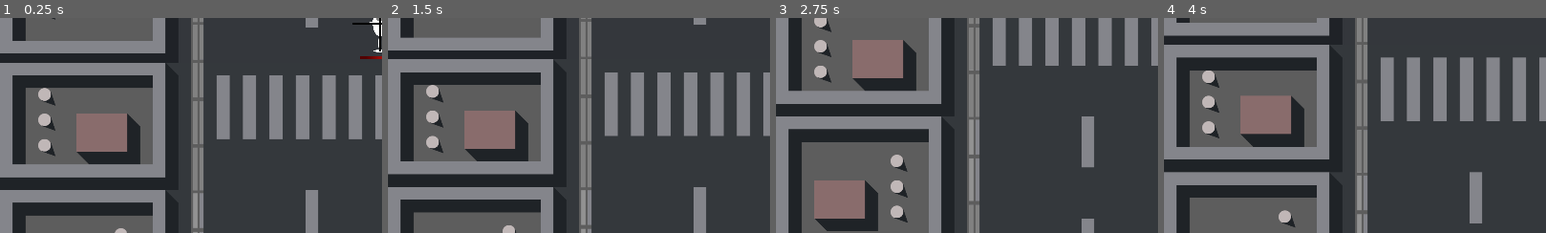
Above: before the commit, frames 1-4 (left to right).
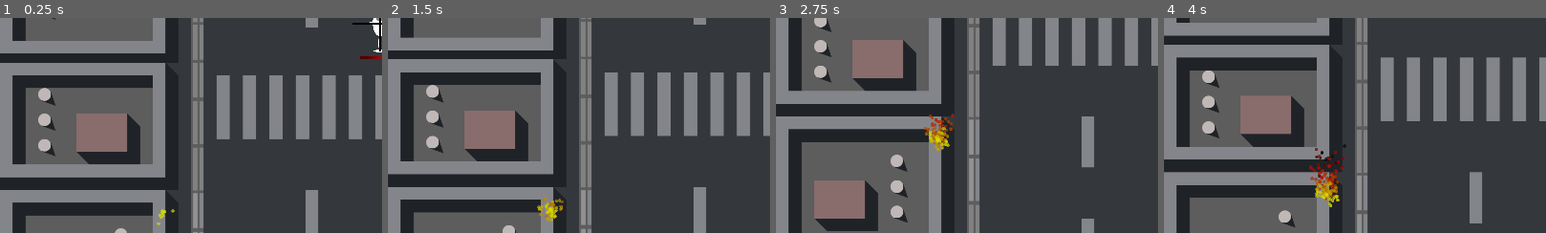
Above: after the commit, the same moments.

Repository: gargamal/alligator
Game: Godot game, scene res://level/game_level.tscn
The game is run twice, just before and just after one commit, with the same random seed, the same clock (stepped at 60 frames per second) and the same inputs.
Inputs:
- Up to frame 1 (0.25 s): no input
- Up to frame 2 (1.5 s): hold Right (ui_right) 0.53-1.28 s; hold Down (ui_down) from 1.28 s (still down)
- Up to frame 3 (2.75 s): release Down (ui_down) at 2.03 s; hold Right (ui_right) from 2.03 s (still down)
- Up to frame 4 (4 s): release Right (ui_right) at 2.78 s; hold Up (ui_up) 2.78-3.53 s; hold Left (ui_left) from 3.53 s (still down)
The pictures show only the part of the screen within x 0-50%, y 48-98%; the shares and areas given below are measured in that part.

The runs differ from the first frame. In frame 1, less than 0.1% of the frame differs, in the area x 41-46%, y 88-97%; in frame 2, 0.4%; in frame 3, 0.6%; in frame 4, 0.9%, in the area x 38-48%, y 58-88%.

Commit message:
fix : item drop images locations + artillery animation

Diff:
--- a/ammo/animation/fire_tank.tres
+++ b/ammo/animation/fire_tank.tres
@@ -1,6 +1,7 @@
 [gd_resource type="Animation" format=3 uid="uid://nkjfkttfa207"]
 
 [resource]
+resource_name = "fire_artillery"
 length = 0.2
 step = 0.05
 tracks/0/type = "value"
@@ -18,168 +19,24 @@
 tracks/1/type = "value"
 tracks/1/imported = false
 tracks/1/enabled = true
-tracks/1/path = NodePath("body_sprite/tower_sprite/fire_sparkles2:visible")
+tracks/1/path = NodePath("body_sprite/tower_sprite/fire_sparkles:modulate")
 tracks/1/interp = 1
 tracks/1/loop_wrap = true
 tracks/1/keys = {
-"times": PackedFloat32Array(0, 0.2),
-"transitions": PackedFloat32Array(1, 1),
-"update": 1,
-"values": [true, false]
-}
-tracks/2/type = "value"
-tracks/2/imported = false
-tracks/2/enabled = true
-tracks/2/path = NodePath("body_sprite/tower_sprite/fire_sparkles3:visible")
-tracks/2/interp = 1
-tracks/2/loop_wrap = true
-tracks/2/keys = {
-"times": PackedFloat32Array(0, 0.2),
-"transitions": PackedFloat32Array(1, 1),
-"update": 1,
-"values": [true, false]
-}
-tracks/3/type = "value"
-tracks/3/imported = false
-tracks/3/enabled = true
-tracks/3/path = NodePath("body_sprite/tower_sprite/fire_sparkles4:visible")
-tracks/3/interp = 1
-tracks/3/loop_wrap = true
-tracks/3/keys = {
-"times": PackedFloat32Array(0, 0.2),
-"transitions": PackedFloat32Array(1, 1),
-"update": 1,
-"values": [true, false]
-}
-tracks/4/type = "value"
-tracks/4/imported = false
-tracks/4/enabled = true
-tracks/4/path = NodePath("body_sprite/tower_sprite/fire_sparkles5:visible")
-tracks/4/interp = 1
-tracks/4/loop_wrap = true
-tracks/4/keys = {
-"times": PackedFloat32Array(0, 0.2),
-"transitions": PackedFloat32Array(1, 1),
-"update": 1,
-"values": [true, false]
-}
-tracks/5/type = "value"
-tracks/5/imported = false
-tracks/5/enabled = true
-tracks/5/path = NodePath("body_sprite/tower_sprite/fire_sparkles:modulate")
-tracks/5/interp = 1
-tracks/5/loop_wrap = true
-tracks/5/keys = {
 "times": PackedFloat32Array(0, 0.1, 0.2),
 "transitions": PackedFloat32Array(1, 1, 1),
 "update": 0,
 "values": [Color(1, 1, 1, 1), Color(1, 1, 1, 1), Color(1, 1, 1, 0)]
 }
-tracks/6/type = "value"
-tracks/6/imported = false
-tracks/6/enabled = true
-tracks/6/path = NodePath("body_sprite/tower_sprite/fire_sparkles:frame")
-tracks/6/interp = 1
-tracks/6/loop_wrap = true
-tracks/6/keys = {
+tracks/2/type = "value"
+tracks/2/imported = false
+tracks/2/enabled = true
+tracks/2/path = NodePath("body_sprite/tower_sprite/fire_sparkles:frame")
+tracks/2/interp = 1
+tracks/2/loop_wrap = true
+tracks/2/keys = {
 "times": PackedFloat32Array(0, 0.05, 0.1),
 "transitions": PackedFloat32Array(1, 1, 1),
 "update": 1,
 "values": [2, 1, 0]
 }
-tracks/7/type = "value"
-tracks/7/imported = false
-tracks/7/enabled = true
-tracks/7/path = NodePath("body_sprite/tower_sprite/fire_sparkles2:modulate")
-tracks/7/interp = 1
-tracks/7/loop_wrap = true
-tracks/7/keys = {
-"times": PackedFloat32Array(0, 0.1, 0.2),
-"transitions": PackedFloat32Array(1, 1, 1),
-"update": 0,
-"values": [Color(1, 1, 1, 1), Color(1, 1, 1, 1), Color(1, 1, 1, 0)]
-}
-tracks/8/type = "value"
-tracks/8/imported = false
-tracks/8/enabled = true
-tracks/8/path = NodePath("body_sprite/tower_sprite/fire_sparkles3:modulate")
-tracks/8/interp = 1
-tracks/8/loop_wrap = true
-tracks/8/keys = {
-"times": PackedFloat32Array(0, 0.1, 0.2),
-"transitions": PackedFloat32Array(1, 1, 1),
-"update": 0,
-"values": [Color(1, 1, 1, 1), Color(1, 1, 1, 1), Color(1, 1, 1, 0)]
-}
-tracks/9/type = "value"
-tracks/9/imported = false
-tracks/9/enabled = true
-tracks/9/path = NodePath("body_sprite/tower_sprite/fire_sparkles4:modulate")
-tracks/9/interp = 1
-tracks/9/loop_wrap = true
-tracks/9/keys = {
-"times": PackedFloat32Array(0, 0.1, 0.2),
-"transitions": PackedFloat32Array(1, 1, 1),
-"update": 0,
-"values": [Color(1, 1, 1, 1), Color(1, 1, 1, 1), Color(1, 1, 1, 0)]
-}
-tracks/10/type = "value"
-tracks/10/imported = false
-tracks/10/enabled = true
-tracks/10/path = NodePath("body_sprite/tower_sprite/fire_sparkles5:modulate")
-tracks/10/interp = 1
-tracks/10/loop_wrap = true
-tracks/10/keys = {
-"times": PackedFloat32Array(0, 0.1, 0.2),
-"transitions": PackedFloat32Array(1, 1, 1),
-"update": 0,
-"values": [Color(1, 1, 1, 1), Color(1, 1, 1, 1), Color(1, 1, 1, 0)]
-}
-tracks/11/type = "value"
-tracks/11/imported = false
-tracks/11/enabled = true
-tracks/11/path = NodePath("body_sprite/tower_sprite/fire_sparkles2:frame")
-tracks/11/interp = 1
-tracks/11/loop_wrap = true
-tracks/11/keys = {
-"times": PackedFloat32Array(0, 0.05, 0.1),
-"transitions": PackedFloat32Array(1, 1, 1),
-"update": 1,
-"values": [2, 1, 0]
-}
-tracks/12/type = "value"
-tracks/12/imported = false
-tracks/12/enabled = true
-tracks/12/path = NodePath("body_sprite/tower_sprite/fire_sparkles3:frame")
-tracks/12/interp = 1
-tracks/12/loop_wrap = true
-tracks/12/keys = {
-"times": PackedFloat32Array(0, 0.05, 0.1),
-"transitions": PackedFloat32Array(1, 1, 1),
-"update": 1,
-"values": [2, 1, 0]
-}
-tracks/13/type = "value"
-tracks/13/imported = false
-tracks/13/enabled = true
-tracks/13/path = NodePath("body_sprite/tower_sprite/fire_sparkles4:frame")
-tracks/13/interp = 1
-tracks/13/loop_wrap = true
-tracks/13/keys = {
-"times": PackedFloat32Array(0, 0.05, 0.1),
-"transitions": PackedFloat32Array(1, 1, 1),
-"update": 1,
-"values": [2, 1, 0]
-}
-tracks/14/type = "value"
-tracks/14/imported = false
-tracks/14/enabled = true
-tracks/14/path = NodePath("body_sprite/tower_sprite/fire_sparkles5:frame")
-tracks/14/interp = 1
-tracks/14/loop_wrap = true
-tracks/14/keys = {
-"times": PackedFloat32Array(0, 0.05, 0.1),
-"transitions": PackedFloat32Array(1, 1, 1),
-"update": 1,
-"values": [2, 1, 0]
-}
--- a/enemy/artillery.gd
+++ b/enemy/artillery.gd
@@ -16,7 +16,7 @@
 	fire_sparkles = $body_sprite/tower_sprite/fire_sparkles
 
 func fire_anim():
-	animation_player.play("fire_tank")
+	animation_player.play("fire_artillery")
 
 
 func state_machine():
--- a/enemy/artillery.tscn
+++ b/enemy/artillery.tscn
@@ -6,8 +6,8 @@
 [ext_resource type="Texture2D" uid="uid://dmmikhjr1ovsv" path="res://enemy/asset/artillery.png" id="2_p5uix"]
 [ext_resource type="Texture2D" uid="uid://cn4roax4hkbak" path="res://enemy/asset/canon_artillery.png" id="3_14bam"]
 [ext_resource type="Texture2D" uid="uid://cqjcflkgtheav" path="res://enemy/asset/vortex.png" id="4_5diju"]
-[ext_resource type="Animation" uid="uid://nkjfkttfa207" path="res://ammo/animation/fire_tank.tres" id="5_5t252"]
 [ext_resource type="Texture2D" uid="uid://i4x7qa4bl4c3" path="res://ammo/asset/fire_sparkles.png" id="7_miexj"]
+[ext_resource type="Animation" uid="uid://r7lhafkvamba" path="res://fire_artillery.tres" id="9_djo8o"]
 
 [sub_resource type="RectangleShape2D" id="RectangleShape2D_klok1"]
 size = Vector2(80, 160)
@@ -260,7 +260,7 @@
 [sub_resource type="AnimationLibrary" id="AnimationLibrary_1xgdx"]
 _data = {
 "RESET": SubResource("Animation_u2mkv"),
-"fire_tank": ExtResource("5_5t252")
+"fire_artillery": ExtResource("9_djo8o")
 }
 
 [node name="artillery" type="CharacterBody2D"]
--- a/enemy/assault_tank.tscn
+++ b/enemy/assault_tank.tscn
@@ -19,8 +19,194 @@
 offsets = PackedFloat32Array(0, 0.705521, 1)
 colors = PackedColorArray(0.219501, 0.219501, 0.219501, 1, 0.490196, 0.490196, 0.490196, 1, 1, 1, 1, 0)
 
+[sub_resource type="Animation" id="Animation_ncu7h"]
+resource_name = "fire_artillery"
+length = 0.2
+step = 0.05
+tracks/0/type = "value"
+tracks/0/imported = false
+tracks/0/enabled = true
+tracks/0/path = NodePath("body_sprite/tower_sprite/fire_sparkles:visible")
+tracks/0/interp = 1
+tracks/0/loop_wrap = true
+tracks/0/keys = {
+"times": PackedFloat32Array(0, 0.2),
+"transitions": PackedFloat32Array(1, 1),
+"update": 1,
+"values": [true, false]
+}
+tracks/1/type = "value"
+tracks/1/imported = false
+tracks/1/enabled = true
+tracks/1/path = NodePath("body_sprite/tower_sprite/fire_sparkles2:visible")
+tracks/1/interp = 1
+tracks/1/loop_wrap = true
+tracks/1/keys = {
+"times": PackedFloat32Array(0, 0.2),
+"transitions": PackedFloat32Array(1, 1),
+"update": 1,
+"values": [true, false]
+}
+tracks/2/type = "value"
+tracks/2/imported = false
+tracks/2/enabled = true
+tracks/2/path = NodePath("body_sprite/tower_sprite/fire_sparkles3:visible")
+tracks/2/interp = 1
+tracks/2/loop_wrap = true
+tracks/2/keys = {
+"times": PackedFloat32Array(0, 0.2),
+"transitions": PackedFloat32Array(1, 1),
+"update": 1,
+"values": [true, false]
+}
+tracks/3/type = "value"
+tracks/3/imported = false
+tracks/3/enabled = true
+tracks/3/path = NodePath("body_sprite/tower_sprite/fire_sparkles4:visible")
+tracks/3/interp = 1
+tracks/3/loop_wrap = true
+tracks/3/keys = {
+"times": PackedFloat32Array(0, 0.2),
+"transitions": PackedFloat32Array(1, 1),
+"update": 1,
+"values": [true, false]
+}
+tracks/4/type = "value"
+tracks/4/imported = false
+tracks/4/enabled = true
+tracks/4/path = NodePath("body_sprite/tower_sprite/fire_sparkles5:visible")
+tracks/4/interp = 1
+tracks/4/loop_wrap = true
+tracks/4/keys = {
+"times": PackedFloat32Array(0, 0.2),
+"transitions": PackedFloat32Array(1, 1),
+"update": 1,
+"values": [true, false]
+}
+tracks/5/type = "value"
+tracks/5/imported = false
+tracks/5/enabled = true
+tracks/5/path = NodePath("body_sprite/tower_sprite/fire_sparkles:modulate")
+tracks/5/interp = 1
+tracks/5/loop_wrap = true
+tracks/5/keys = {
+"times": PackedFloat32Array(0, 0.1, 0.2),
+"transitions": PackedFloat32Array(1, 1, 1),
+"update": 0,
+"values": [Color(1, 1, 1, 1), Color(1, 1, 1, 1), Color(1, 1, 1, 0)]
+}
+tracks/6/type = "value"
+tracks/6/imported = false
+tracks/6/enabled = true
+tracks/6/path = NodePath("body_sprite/tower_sprite/fire_sparkles:frame")
+tracks/6/interp = 1
+tracks/6/loop_wrap = true
+tracks/6/keys = {
+"times": PackedFloat32Array(0, 0.05, 0.1),
+"transitions": PackedFloat32Array(1, 1, 1),
+"update": 1,
+"values": [2, 1, 0]
+}
+tracks/7/type = "value"
+tracks/7/imported = false
+tracks/7/enabled = true
+tracks/7/path = NodePath("body_sprite/tower_sprite/fire_sparkles2:modulate")
+tracks/7/interp = 1
+tracks/7/loop_wrap = true
+tracks/7/keys = {
+"times": PackedFloat32Array(0, 0.1, 0.2),
+"transitions": PackedFloat32Array(1, 1, 1),
+"update": 0,
+"values": [Color(1, 1, 1, 1), Color(1, 1, 1, 1), Color(1, 1, 1, 0)]
+}
+tracks/8/type = "value"
+tracks/8/imported = false
+tracks/8/enabled = true
+tracks/8/path = NodePath("body_sprite/tower_sprite/fire_sparkles3:modulate")
+tracks/8/interp = 1
+tracks/8/loop_wrap = true
+tracks/8/keys = {
+"times": PackedFloat32Array(0, 0.1, 0.2),
+"transitions": PackedFloat32Array(1, 1, 1),
+"update": 0,
+"values": [Color(1, 1, 1, 1), Color(1, 1, 1, 1), Color(1, 1, 1, 0)]
+}
+tracks/9/type = "value"
+tracks/9/imported = false
+tracks/9/enabled = true
+tracks/9/path = NodePath("body_sprite/tower_sprite/fire_sparkles4:modulate")
+tracks/9/interp = 1
+tracks/9/loop_wrap = true
+tracks/9/keys = {
+"times": PackedFloat32Array(0, 0.1, 0.2),
+"transitions": PackedFloat32Array(1, 1, 1),
+"update": 0,
+"values": [Color(1, 1, 1, 1), Color(1, 1, 1, 1), Color(1, 1, 1, 0)]
+}
+tracks/10/type = "value"
+tracks/10/imported = false
+tracks/10/enabled = true
+tracks/10/path = NodePath("body_sprite/tower_sprite/fire_sparkles5:modulate")
+tracks/10/interp = 1
+tracks/10/loop_wrap = true
+tracks/10/keys = {
+"times": PackedFloat32Array(0, 0.1, 0.2),
+"transitions": PackedFloat32Array(1, 1, 1),
+"update": 0,
+"values": [Color(1, 1, 1, 1), Color(1, 1, 1, 1), Color(1, 1, 1, 0)]
+}
+tracks/11/type = "value"
+tracks/11/imported = false
+tracks/11/enabled = true
+tracks/11/path = NodePath("body_sprite/tower_sprite/fire_sparkles2:frame")
+tracks/11/interp = 1
+tracks/11/loop_wrap = true
+tracks/11/keys = {
+"times": PackedFloat32Array(0, 0.05, 0.1),
+"transitions": PackedFloat32Array(1, 1, 1),
+"update": 1,
+"values": [2, 1, 0]
+}
+tracks/12/type = "value"
+tracks/12/imported = false
+tracks/12/enabled = true
+tracks/12/path = NodePath("body_sprite/tower_sprite/fire_sparkles3:frame")
+tracks/12/interp = 1
+tracks/12/loop_wrap = true
+tracks/12/keys = {
+"times": PackedFloat32Array(0, 0.05, 0.1),
+"transitions": PackedFloat32Array(1, 1, 1),
+"update": 1,
+"values": [2, 1, 0]
+}
+tracks/13/type = "value"
+tracks/13/imported = false
+tracks/13/enabled = true
+tracks/13/path = NodePath("body_sprite/tower_sprite/fire_sparkles4:frame")
+tracks/13/interp = 1
+tracks/13/loop_wrap = true
+tracks/13/keys = {
+"times": PackedFloat32Array(0, 0.05, 0.1),
+"transitions": PackedFloat32Array(1, 1, 1),
+"update": 1,
+"values": [2, 1, 0]
+}
+tracks/14/type = "value"
+tracks/14/imported = false
+tracks/14/enabled = true
+tracks/14/path = NodePath("body_sprite/tower_sprite/fire_sparkles5:frame")
+tracks/14/interp = 1
+tracks/14/loop_wrap = true
+tracks/14/keys = {
+"times": PackedFloat32Array(0, 0.05, 0.1),
+"transitions": PackedFloat32Array(1, 1, 1),
+"update": 1,
+"values": [2, 1, 0]
+}
+
 [sub_resource type="AnimationLibrary" id="AnimationLibrary_1xgdx"]
 _data = {
+"fire_artillery": SubResource("Animation_ncu7h"),
 "fire_tank": ExtResource("7_2ymvu")
 }
 
--- /dev/null
+++ b/fire_artillery.tres
@@ -0,0 +1,186 @@
+[gd_resource type="Animation" format=3 uid="uid://r7lhafkvamba"]
+
+[resource]
+resource_name = "fire_artillery"
+length = 0.2
+step = 0.05
+tracks/0/type = "value"
+tracks/0/imported = false
+tracks/0/enabled = true
+tracks/0/path = NodePath("body_sprite/tower_sprite/fire_sparkles:visible")
+tracks/0/interp = 1
+tracks/0/loop_wrap = true
+tracks/0/keys = {
+"times": PackedFloat32Array(0, 0.2),
+"transitions": PackedFloat32Array(1, 1),
+"update": 1,
+"values": [true, false]
+}
+tracks/1/type = "value"
+tracks/1/imported = false
+tracks/1/enabled = true
+tracks/1/path = NodePath("body_sprite/tower_sprite/fire_sparkles2:visible")
+tracks/1/interp = 1
+tracks/1/loop_wrap = true
+tracks/1/keys = {
+"times": PackedFloat32Array(0, 0.2),
+"transitions": PackedFloat32Array(1, 1),
+"update": 1,
+"values": [true, false]
+}
+tracks/2/type = "value"
+tracks/2/imported = false
+tracks/2/enabled = true
+tracks/2/path = NodePath("body_sprite/tower_sprite/fire_sparkles3:visible")
+tracks/2/interp = 1
+tracks/2/loop_wrap = true
+tracks/2/keys = {
+"times": PackedFloat32Array(0, 0.2),
+"transitions": PackedFloat32Array(1, 1),
+"update": 1,
+"values": [true, false]
+}
+tracks/3/type = "value"
+tracks/3/imported = false
+tracks/3/enabled = true
+tracks/3/path = NodePath("body_sprite/tower_sprite/fire_sparkles4:visible")
+tracks/3/interp = 1
+tracks/3/loop_wrap = true
+tracks/3/keys = {
+"times": PackedFloat32Array(0, 0.2),
+"transitions": PackedFloat32Array(1, 1),
+"update": 1,
+"values": [true, false]
+}
+tracks/4/type = "value"
+tracks/4/imported = false
+tracks/4/enabled = true
+tracks/4/path = NodePath("body_sprite/tower_sprite/fire_sparkles5:visible")
+tracks/4/interp = 1
+tracks/4/loop_wrap = true
+tracks/4/keys = {
+"times": PackedFloat32Array(0, 0.2),
+"transitions": PackedFloat32Array(1, 1),
+"update": 1,
+"values": [true, false]
+}
+tracks/5/type = "value"
+tracks/5/imported = false
+tracks/5/enabled = true
+tracks/5/path = NodePath("body_sprite/tower_sprite/fire_sparkles:modulate")
+tracks/5/interp = 1
+tracks/5/loop_wrap = true
+tracks/5/keys = {
+"times": PackedFloat32Array(0, 0.1, 0.2),
+"transitions": PackedFloat32Array(1, 1, 1),
+"update": 0,
+"values": [Color(1, 1, 1, 1), Color(1, 1, 1, 1), Color(1, 1, 1, 0)]
+}
+tracks/6/type = "value"
+tracks/6/imported = false
+tracks/6/enabled = true
+tracks/6/path = NodePath("body_sprite/tower_sprite/fire_sparkles:frame")
+tracks/6/interp = 1
+tracks/6/loop_wrap = true
+tracks/6/keys = {
+"times": PackedFloat32Array(0, 0.05, 0.1),
+"transitions": PackedFloat32Array(1, 1, 1),
+"update": 1,
+"values": [2, 1, 0]
+}
+tracks/7/type = "value"
+tracks/7/imported = false
+tracks/7/enabled = true
+tracks/7/path = NodePath("body_sprite/tower_sprite/fire_sparkles2:modulate")
+tracks/7/interp = 1
+tracks/7/loop_wrap = true
+tracks/7/keys = {
+"times": PackedFloat32Array(0, 0.1, 0.2),
+"transitions": PackedFloat32Array(1, 1, 1),
+"update": 0,
+"values": [Color(1, 1, 1, 1), Color(1, 1, 1, 1), Color(1, 1, 1, 0)]
+}
+tracks/8/type = "value"
+tracks/8/imported = false
+tracks/8/enabled = true
+tracks/8/path = NodePath("body_sprite/tower_sprite/fire_sparkles3:modulate")
+tracks/8/interp = 1
+tracks/8/loop_wrap = true
+tracks/8/keys = {
+"times": PackedFloat32Array(0, 0.1, 0.2),
+"transitions": PackedFloat32Array(1, 1, 1),
+"update": 0,
+"values": [Color(1, 1, 1, 1), Color(1, 1, 1, 1), Color(1, 1, 1, 0)]
+}
+tracks/9/type = "value"
+tracks/9/imported = false
+tracks/9/enabled = true
+tracks/9/path = NodePath("body_sprite/tower_sprite/fire_sparkles4:modulate")
+tracks/9/interp = 1
+tracks/9/loop_wrap = true
+tracks/9/keys = {
+"times": PackedFloat32Array(0, 0.1, 0.2),
+"transitions": PackedFloat32Array(1, 1, 1),
+"update": 0,
+"values": [Color(1, 1, 1, 1), Color(1, 1, 1, 1), Color(1, 1, 1, 0)]
+}
+tracks/10/type = "value"
+tracks/10/imported = false
+tracks/10/enabled = true
+tracks/10/path = NodePath("body_sprite/tower_sprite/fire_sparkles5:modulate")
+tracks/10/interp = 1
+tracks/10/loop_wrap = true
+tracks/10/keys = {
+"times": PackedFloat32Array(0, 0.1, 0.2),
+"transitions": PackedFloat32Array(1, 1, 1),
+"update": 0,
+"values": [Color(1, 1, 1, 1), Color(1, 1, 1, 1), Color(1, 1, 1, 0)]
+}
+tracks/11/type = "value"
+tracks/11/imported = false
+tracks/11/enabled = true
+tracks/11/path = NodePath("body_sprite/tower_sprite/fire_sparkles2:frame")
+tracks/11/interp = 1
+tracks/11/loop_wrap = true
+tracks/11/keys = {
+"times": PackedFloat32Array(0, 0.05, 0.1),
+"transitions": PackedFloat32Array(1, 1, 1),
+"update": 1,
+"values": [2, 1, 0]
+}
+tracks/12/type = "value"
+tracks/12/imported = false
+tracks/12/enabled = true
+tracks/12/path = NodePath("body_sprite/tower_sprite/fire_sparkles3:frame")
+tracks/12/interp = 1
+tracks/12/loop_wrap = true
+tracks/12/keys = {
+"times": PackedFloat32Array(0, 0.05, 0.1),
+"transitions": PackedFloat32Array(1, 1, 1),
+"update": 1,
+"values": [2, 1, 0]
+}
+tracks/13/type = "value"
+tracks/13/imported = false
+tracks/13/enabled = true
+tracks/13/path = NodePath("body_sprite/tower_sprite/fire_sparkles4:frame")
+tracks/13/interp = 1
+tracks/13/loop_wrap = true
+tracks/13/keys = {
+"times": PackedFloat32Array(0, 0.05, 0.1),
+"transitions": PackedFloat32Array(1, 1, 1),
+"update": 1,
+"values": [2, 1, 0]
+}
+tracks/14/type = "value"
+tracks/14/imported = false
+tracks/14/enabled = true
+tracks/14/path = NodePath("body_sprite/tower_sprite/fire_sparkles5:frame")
+tracks/14/interp = 1
+tracks/14/loop_wrap = true
+tracks/14/keys = {
+"times": PackedFloat32Array(0, 0.05, 0.1),
+"transitions": PackedFloat32Array(1, 1, 1),
+"update": 1,
+"values": [2, 1, 0]
+}
--- a/level/level_A1.tscn
+++ b/level/level_A1.tscn
@@ -14,6 +14,7 @@
 [ext_resource type="Texture2D" uid="uid://bufchavax2ofs" path="res://level/asset/city_2_left.png" id="12_mlhpg"]
 [ext_resource type="Texture2D" uid="uid://cpujjmy71afbe" path="res://level/asset/city_2_right.png" id="13_lrkfi"]
 [ext_resource type="Texture2D" uid="uid://bia00ywnfywg0" path="res://level/asset/city_2_left_and_right.png" id="14_1ke7r"]
+[ext_resource type="Texture2D" uid="uid://cqjcflkgtheav" path="res://enemy/asset/vortex.png" id="15_sfnqj"]
 
 [sub_resource type="RectangleShape2D" id="RectangleShape2D_y0j4l"]
 size = Vector2(424.5, 1106)
@@ -35,6 +36,10 @@
 
 [sub_resource type="RectangleShape2D" id="RectangleShape2D_xpo8k"]
 size = Vector2(1930, 266)
+
+[sub_resource type="Gradient" id="Gradient_svksa"]
+offsets = PackedFloat32Array(0, 0.335878, 0.705521, 0.778626, 0.977099, 1)
+colors = PackedColorArray(0.834999, 0.891277, 0, 1, 0.67451, 0.321569, 0, 1, 0.658911, 1.22733e-06, 9.62615e-08, 1, 0, 0, 0, 1, 0, 0, 0, 0.103448, 1, 1, 1, 0)
 
 [node name="level_a" type="Node2D"]
 z_index = -1
@@ -80,6 +85,7 @@
 texture = ExtResource("14_1ke7r")
 
 [node name="left_border" type="Node2D" parent="."]
+visible = false
 position = Vector2(128, 544)
 scale = Vector2(4, 17)
 
@@ -103,6 +109,7 @@
 shape = SubResource("RectangleShape2D_7tvnd")
 
 [node name="right_border" type="Node2D" parent="."]
+visible = false
 position = Vector2(1760, 544)
 scale = Vector2(5, 17)
 
@@ -126,6 +133,7 @@
 shape = SubResource("RectangleShape2D_6md14")
 
 [node name="other_level" type="Area2D" parent="."]
+visible = false
 collision_layer = 16
 
 [node name="CollisionShape2D" type="CollisionShape2D" parent="other_level"]
@@ -133,6 +141,7 @@
 shape = SubResource("RectangleShape2D_id7lv")
 
 [node name="block_last_level" type="Area2D" parent="."]
+visible = false
 
 [node name="CollisionShape2D" type="CollisionShape2D" parent="block_last_level"]
 position = Vector2(960, 704)
@@ -140,6 +149,7 @@
 debug_color = Color(0.647492, 0.521134, 3.85046e-07, 0.42)
 
 [node name="blocker" type="StaticBody2D" parent="." groups=["decor_static"]]
+visible = false
 collision_layer = 0
 collision_mask = 0
 
@@ -149,6 +159,7 @@
 debug_color = Color(0.954705, 0.109504, 0.462659, 0.42)
 
 [node name="spawn_point" type="Node2D" parent="."]
+visible = false
 
 [node name="Marker2D" type="Marker2D" parent="spawn_point"]
 position = Vector2(456, 152)
@@ -170,6 +181,43 @@
 
 [node name="Marker2D6" type="Marker2D" parent="spawn_point"]
 position = Vector2(1456, 712)
+
+[node name="Left_Smokes" type="Node2D" parent="."]
+position = Vector2(164, 461)
+
+[node name="Smoke_Vehicle" type="CPUParticles2D" parent="Left_Smokes"]
+position = Vector2(245, -82)
+amount = 200
+lifetime = 5.0
+texture = ExtResource("15_sfnqj")
+emission_shape = 1
+emission_sphere_radius = 30.0
+spread = 180.0
+gravity = Vector2(2.08165e-12, -5)
+linear_accel_min = 5.0
+linear_accel_max = 10.0
+radial_accel_min = 1.0
+radial_accel_max = 1.0
+color_ramp = SubResource("Gradient_svksa")
+
+[node name="Right_Smokes" type="Node2D" parent="."]
+position = Vector2(1776, 508)
+
+[node name="Smoke_Vehicle" type="CPUParticles2D" parent="Right_Smokes"]
+position = Vector2(-269, -132)
+emitting = false
+amount = 100
+lifetime = 3.0
+texture = ExtResource("15_sfnqj")
+emission_shape = 1
+emission_sphere_radius = 8.0
+spread = 180.0
+gravity = Vector2(2.08165e-12, -5)
+linear_accel_min = 5.0
+linear_accel_max = 10.0
+radial_accel_min = 1.0
+radial_accel_max = 1.0
+color_ramp = SubResource("Gradient_svksa")
 
 [connection signal="body_entered" from="left_border/StaticBody2D_Other" to="." method="_on_static_body_2d_other_body_entered"]
 [connection signal="body_entered" from="right_border/StaticBody2D_Other" to="." method="_on_static_body_2d_other_body_entered"]
Not shown: 1 places in enemy/Drop/item_drop.tscn that only renumber resources
Not shown: 1 places in enemy/assault_tank.tscn that only renumber resources
Not shown: 1 places in level/level_A1.tscn that only renumber resources
